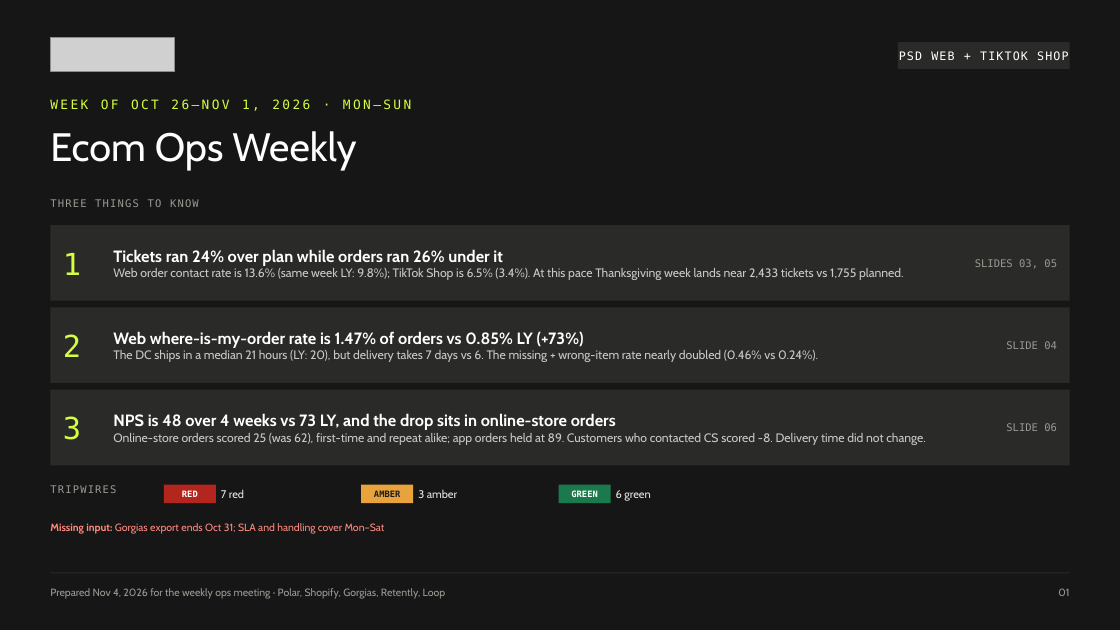
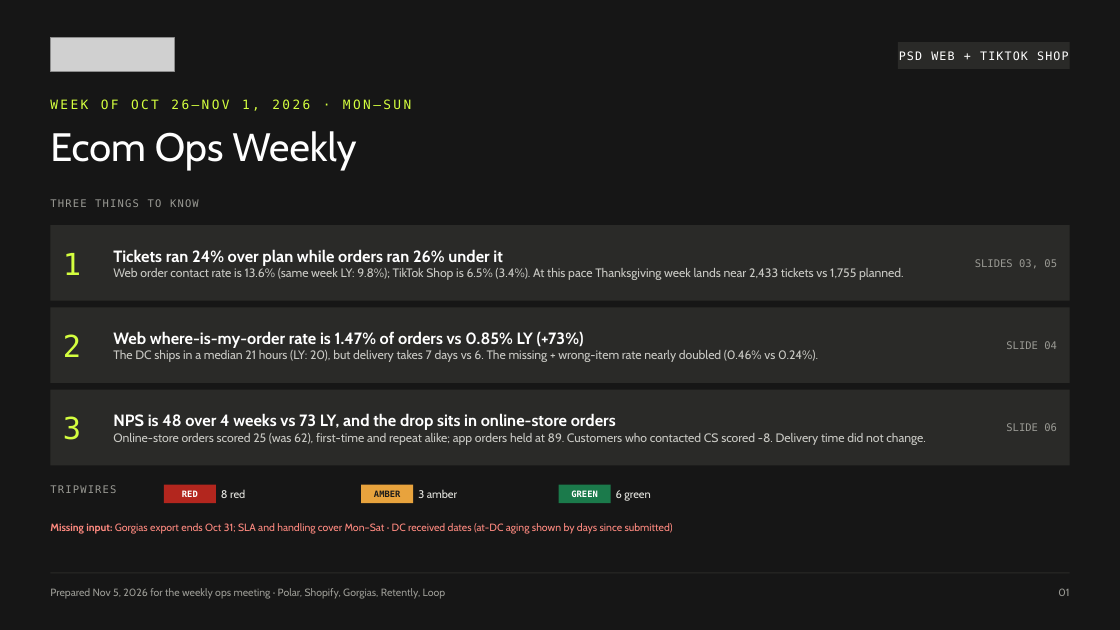
Before and after one commit to gianksingh/psd-skills, a slide deck: slide 1 of plugins/psd-ecommerce/skills/ecom-ops-weekly-flash/assets/PSD_Ecom_Ops_Weekly_Flash_EXAMPLE_2026-10-26.pptx. Drawn at 1120x630 pixels with LibreOffice and Linux fonts; fonts in the diff are those of the drawing; grey boxes stand for pictures. Boxes give left, top, right and bottom in pixels: in the first picture for what was removed or moved away, otherwise in the second. Text is boxed around its words. In the diff, an @@ line names an element or a change of style, - is before the commit and + after.

```diff
--- a/plugins/psd-ecommerce/skills/ecom-ops-weekly-flash/assets/PSD_Ecom_Ops_Weekly_Flash_EXAMPLE_2026-10-26.pptx
+++ b/plugins/psd-ecommerce/skills/ecom-ops-weekly-flash/assets/PSD_Ecom_Ops_Weekly_Flash_EXAMPLE_2026-10-26.pptx
@@ text at [221,490,245,498]: text changed @@
-7 red
+8 red
@@ text at [50,523,673,534]: text changed @@
-Missing input: Gorgias export ends Oct 31; SLA and handling cover Mon–Sat
+Missing input: Gorgias export ends Oct 31; SLA and handling cover Mon–Sat · DC received dates (at-DC aging shown by days since submitted)
@@ text at [50,588,446,599]: text changed @@
-Prepared Nov 4, 2026 for the weekly ops meeting · Polar, Shopify, Gorgias, Retently, Loop
+Prepared Nov 5, 2026 for the weekly ops meeting · Polar, Shopify, Gorgias, Retently, Loop
```
Also in this commit, not shown: 3 other slides changed, 8 other files.
